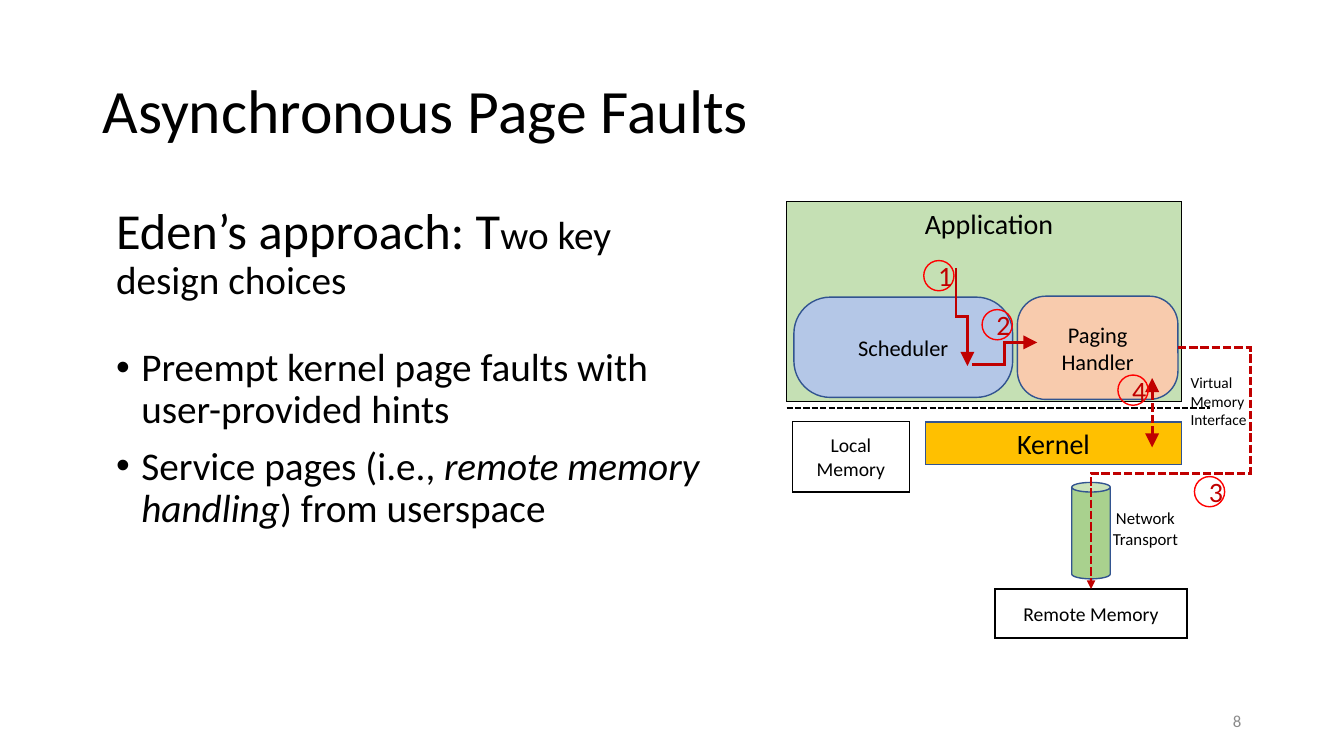
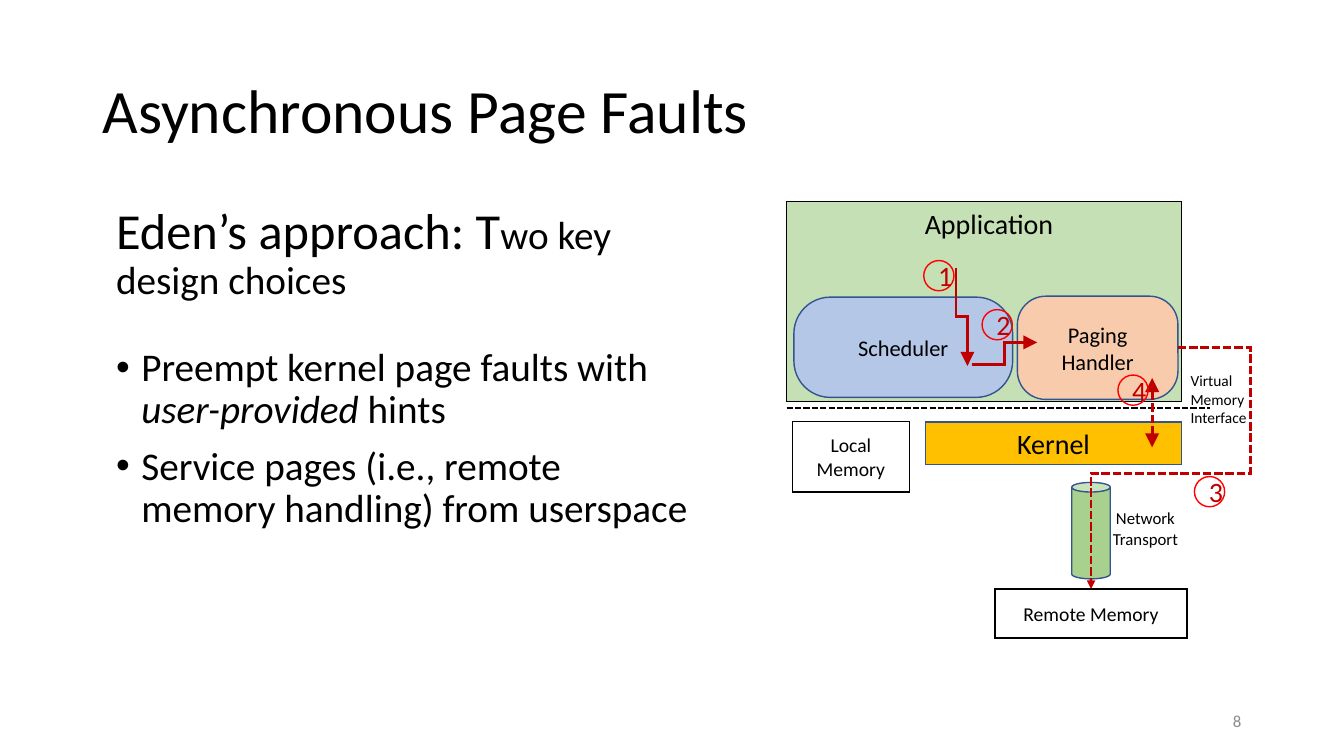
Before and after one commit to eden-farmem/eden-all, a slide deck: slide 8 of doc/talks/asplos.pptx. Drawn at 1344x756 pixels with LibreOffice and Linux fonts; fonts in the diff are those of the drawing. Boxes give left, top, right and bottom in pixels: in the first picture for what was removed or moved away, otherwise in the second. Text is boxed around its words. In the diff, an @@ line names an element or a change of style, - is before the commit and + after.

```diff
--- a/doc/talks/asplos.pptx
+++ b/doc/talks/asplos.pptx
@@ text at [141, 353, 687, 529]: italic on in "user-provided"; italic off in "remote memory handling)" @@
```
Also in this commit, not shown: 16 other slides changed, 17 slides added, 59 slides removed, 1 other file.
